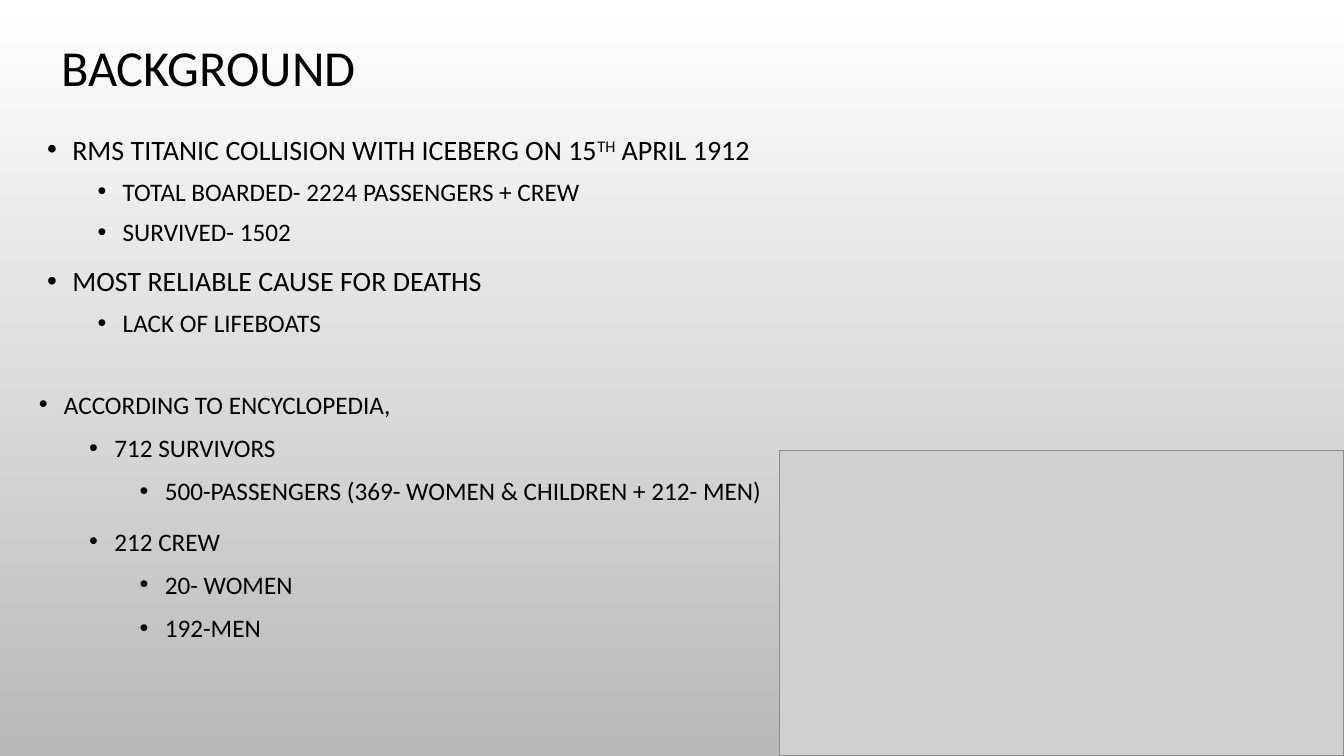
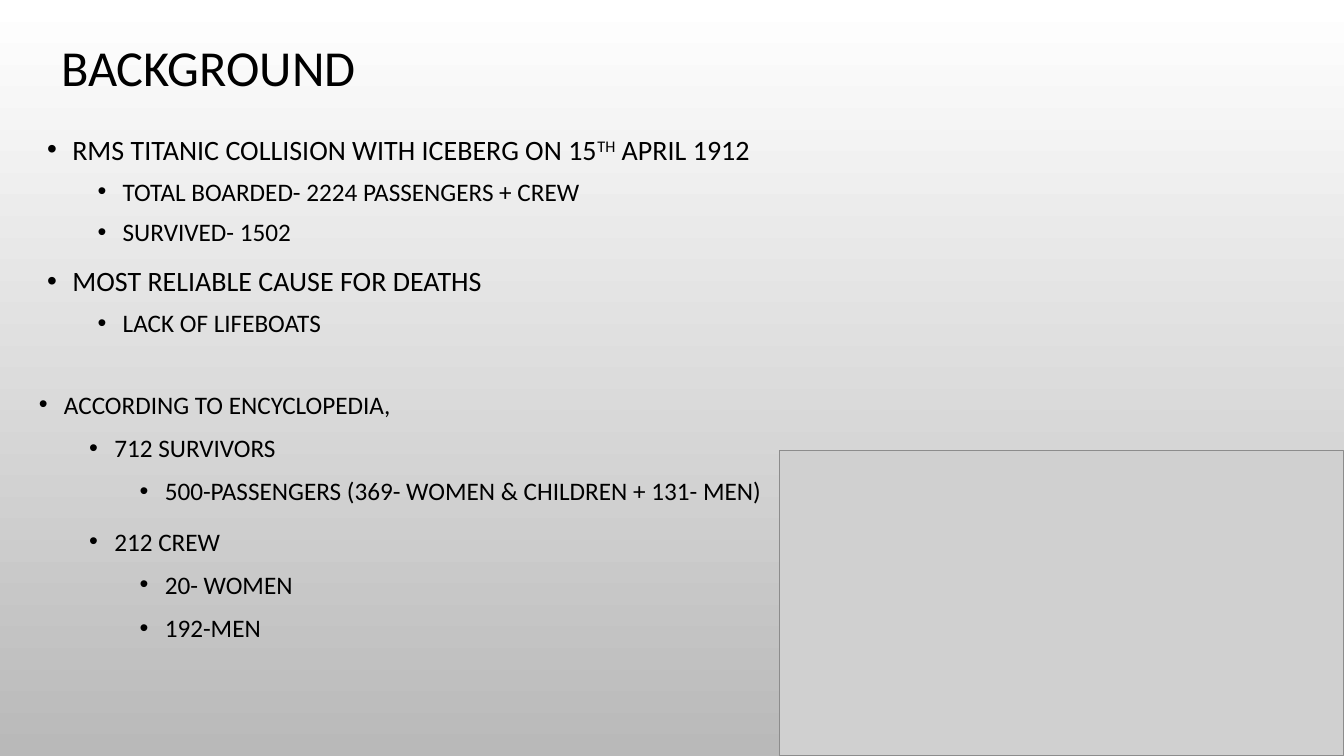
Before and after one commit to lesterstrouse/collab, a slide deck: slide 2 of PPT.pptx. Drawn at 1344x756 pixels with LibreOffice and Linux fonts; fonts in the diff are those of the drawing; grey boxes stand for pictures; background and template pictures are left out. Boxes give left, top, right and bottom in pixels: in the first picture for what was removed or moved away, otherwise in the second. Text is boxed around its words. In the diff, an @@ line names an element or a change of style, - is before the commit and + after.

```diff
--- a/PPT.pptx
+++ b/PPT.pptx
@@ text at (165, 482, 761, 504): text changed @@
-    • 500-PASSENGERS (369- WOMEN & CHILDREN + 212- MEN)
+    • 500-PASSENGERS (369- WOMEN & CHILDREN + 131- MEN)
```
Also in this commit, not shown: 16 other slides changed, 1 slide removed.
